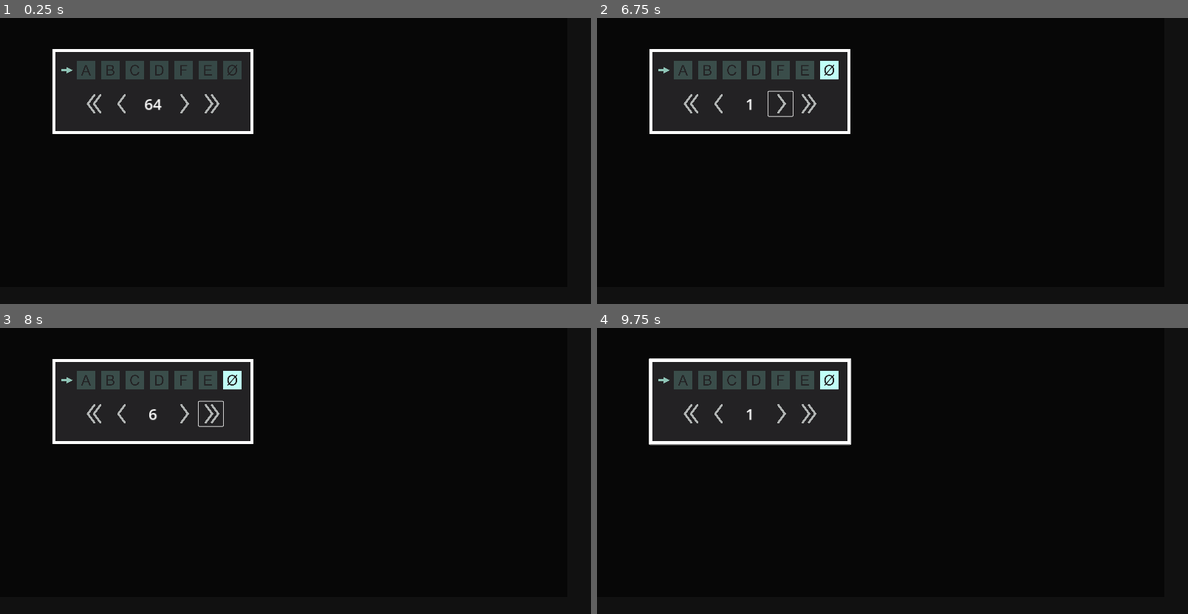
Above: before the commit, frames 1-4 (two rows, left to right).
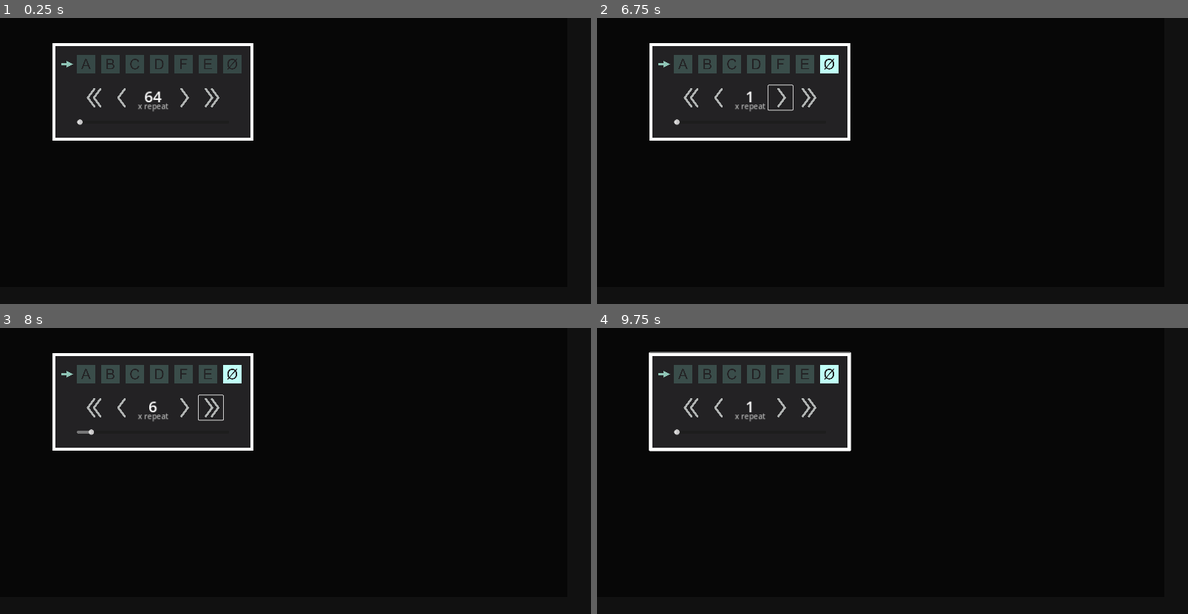
Above: after the commit, the same moments.

Repository: JulienToumieh/bsteppr
Game: Godot game, scene res://scenes/edit_loop_popup.tscn
Same seed, same stepped clock (60 frames per second), same inputs: the game is played once before the commit and once after it. This scene is started directly instead of the project's main scene.
Inputs (mouse positions are in pixels of both pictures, inside the frame that each line leads up to; where the layout moved, square brackets give the same spot in the first picture):
- Up to frame 1 (0.25 s): no input
- Up to frame 2 (6.75 s): click (750, 92) at 0.5 s; click (679, 63) [679, 69] at 1.25 s; click (709, 63) [709, 69] at 2 s; click (732, 63) [732, 69] at 2.75 s; click (756, 63) [756, 69] at 3.5 s; click (803, 63) [803, 69] at 4.25 s; click (780, 63) [780, 69] at 5 s; click (827, 63) [827, 69] at 5.75 s; click (780, 98) [780, 103] at 6.5 s
- Up to frame 3 (8 s): click (212, 408) [212, 413] at 7.25 s
- Up to frame 4 (9.75 s): click (721, 408) [721, 413] at 8 s; click (691, 408) [691, 413] at 8.75 s; click (750, 402) at 9.5 s

The runs differ from the first frame. In frame 1, 3.7% of the frame differs, in the area x 8-43%, y 8-43%; in frame 2, 3.7%; in frame 3, 3.8%; in frame 4, 3.9%, in the area x 8-44%, y 8-44%.
Error before the commit: Invalid access to property or key of type 'String' on a base object of type 'Dictionary'. (res://scenes/edit_loop_popup.gd:11)
Error after the commit: Invalid access to property or key of type 'String' on a base object of type 'Dictionary'. (res://scenes/edit_loop_popup.gd:14)

Commit message:
Added loop repeat count slider + also immediately updates globally

Diff:
--- a/scenes/edit_loop_popup.gd
+++ b/scenes/edit_loop_popup.gd
@@ -4,10 +4,13 @@
 @export var loopCount = 0
 @export var nextLoop = ""
 
+var maxLoopCount = 64
+
 var loops = ["A", "B", "C", "D", "E", "F", "Ø"]
 
 func _ready():
 	position = get_viewport().get_size() / 2
+	$LoopCount/loopCountSlider.max_value = maxLoopCount
 	nextLoop = Globals.loop[loopName][1]
 
 	for l in loops:
@@ -16,24 +19,29 @@
 	loopCount = Globals.loop[loopName][0]
 	get_node("LoopCount/Label").text = str(loopCount)
 
+	updateLocal()
+
 
 func updateGlobal():
 	get_node("LoopCount/Label").text = str(loopCount)
+	$LoopCount/loopCountSlider.value = loopCount
 	for l in loops:
 		get_node("NextLoops/Select" + l).modulate.v = 0.3
 	get_node("NextLoops/Select" + nextLoop).modulate.v = 1
 	Globals.loop[loopName] = [loopCount, nextLoop]
 	Globals.updateLoopChips()
+	Globals.loopCounter = Globals.loop[Globals.activeLoop][0]
 
 func updateLocal():
 	get_node("LoopCount/Label").text = str(loopCount)
 	for l in loops:
 		get_node("NextLoops/Select" + l).modulate.v = 0.3
 	get_node("NextLoops/Select" + nextLoop).modulate.v = 1
+	updateGlobal()
 
 func _on_close_popup_pressed():
+	#updateGlobal()
 	queue_free()
-	updateGlobal()
 
 func _on_sel_a_pressed():
 	nextLoop = "A"
@@ -58,11 +66,11 @@
 	updateLocal()
 
 func _on_increase_1_pressed():
-	if loopCount < 64: loopCount += 1
+	if loopCount < maxLoopCount: loopCount += 1
 	updateLocal()
 func _on_increase_2_pressed():
-	if loopCount < 64: loopCount += 5
-	if loopCount > 64: loopCount = 64
+	if loopCount < maxLoopCount: loopCount += 5
+	if loopCount > maxLoopCount: loopCount = maxLoopCount
 	updateLocal()
 func _on_decrease_1_pressed():
 	if loopCount != 1: loopCount -= 1
@@ -71,3 +79,8 @@
 	if loopCount > 1: loopCount -= 5
 	if loopCount < 1: loopCount = 1
 	updateLocal()
+
+
+func _on_loop_count_slider_value_changed(value):
+	loopCount = $LoopCount/loopCountSlider.value
+	updateLocal()
--- a/scenes/edit_loop_popup.tscn
+++ b/scenes/edit_loop_popup.tscn
@@ -31,121 +31,125 @@
 
 [node name="Button" type="Button" parent="."]
 offset_left = -264.0
-offset_top = -112.0
+offset_top = -128.0
 offset_right = 264.0
-offset_bottom = 112.0
+offset_bottom = 128.0
 
 [node name="1Px2" type="Sprite2D" parent="."]
 position = Vector2(-9.05991e-06, -6.4373e-06)
-scale = Vector2(528, 224)
+scale = Vector2(528, 256)
 texture = ExtResource("2_x67h4")
 
 [node name="1Px" type="Sprite2D" parent="."]
 modulate = Color(0.1365, 0.133, 0.14, 1)
 position = Vector2(2.86102e-05, 0)
-scale = Vector2(512, 208)
+scale = Vector2(512, 240)
 texture = ExtResource("2_x67h4")
 
-[node name="Arrow" type="Sprite2D" parent="."]
+[node name="NextLoops" type="Node2D" parent="."]
+position = Vector2(0, -16)
+metadata/_edit_group_ = true
+
+[node name="SelectA" type="Sprite2D" parent="NextLoops"]
+modulate = Color(0.213839, 0.283951, 0.274429, 1)
+position = Vector2(-176, -56)
+scale = Vector2(0.56, 0.56)
+texture = ExtResource("4_ujk17")
+
+[node name="selA" type="Button" parent="NextLoops/SelectA"]
+offset_left = -43.0
+offset_top = -43.0
+offset_right = 43.0
+offset_bottom = 43.0
+flat = true
+
+[node name="SelectB" type="Sprite2D" parent="NextLoops"]
+modulate = Color(0.213839, 0.283951, 0.274429, 1)
+position = Vector2(-112, -56)
+scale = Vector2(0.56, 0.56)
+texture = ExtResource("5_uu7kg")
+
+[node name="selB" type="Button" parent="NextLoops/SelectB"]
+offset_left = -43.0
+offset_top = -43.0
+offset_right = 43.0
+offset_bottom = 43.0
+flat = true
+
+[node name="SelectC" type="Sprite2D" parent="NextLoops"]
+modulate = Color(0.213839, 0.283951, 0.274429, 1)
+position = Vector2(-48, -56)
+scale = Vector2(0.56, 0.56)
+texture = ExtResource("6_kpnaa")
+
+[node name="selC" type="Button" parent="NextLoops/SelectC"]
+offset_left = -43.0
+offset_top = -43.0
+offset_right = 43.0
+offset_bottom = 43.0
+flat = true
+
+[node name="SelectD" type="Sprite2D" parent="NextLoops"]
+modulate = Color(0.213839, 0.283951, 0.274429, 1)
+position = Vector2(16, -56)
+scale = Vector2(0.56, 0.56)
+texture = ExtResource("7_chw5f")
+
+[node name="selD" type="Button" parent="NextLoops/SelectD"]
+offset_left = -43.0
+offset_top = -43.0
+offset_right = 43.0
+offset_bottom = 43.0
+flat = true
+
+[node name="SelectE" type="Sprite2D" parent="NextLoops"]
+modulate = Color(0.213839, 0.283951, 0.274429, 1)
+position = Vector2(144, -56)
+scale = Vector2(0.56, 0.56)
+texture = ExtResource("8_2i0hn")
+
+[node name="selE" type="Button" parent="NextLoops/SelectE"]
+offset_left = -43.0
+offset_top = -43.0
+offset_right = 43.0
+offset_bottom = 43.0
+flat = true
+
+[node name="SelectF" type="Sprite2D" parent="NextLoops"]
+modulate = Color(0.213839, 0.283951, 0.274429, 1)
+position = Vector2(80, -56)
+scale = Vector2(0.56, 0.56)
+texture = ExtResource("9_5wcno")
+
+[node name="selF" type="Button" parent="NextLoops/SelectF"]
+offset_left = -43.0
+offset_top = -43.0
+offset_right = 43.0
+offset_bottom = 43.0
+flat = true
+
+[node name="SelectØ" type="Sprite2D" parent="NextLoops"]
+modulate = Color(0.213839, 0.283951, 0.274429, 1)
+position = Vector2(208, -56)
+scale = Vector2(0.56, 0.56)
+texture = ExtResource("10_dtuxa")
+
+[node name="selØ" type="Button" parent="NextLoops/SelectØ"]
+offset_left = -43.0
+offset_top = -43.0
+offset_right = 43.0
+offset_bottom = 43.0
+flat = true
+
+[node name="Arrow" type="Sprite2D" parent="NextLoops"]
 modulate = Color(0.560535, 0.769547, 0.715359, 1)
 position = Vector2(-225.046, -55.931)
 scale = Vector2(0.314815, 0.314815)
 texture = ExtResource("3_3x8pl")
 
-[node name="NextLoops" type="Node2D" parent="."]
-
-[node name="SelectA" type="Sprite2D" parent="NextLoops"]
-modulate = Color(0.213839, 0.283951, 0.274429, 1)
-position = Vector2(-176, -56)
-scale = Vector2(0.56, 0.56)
-texture = ExtResource("4_ujk17")
-
-[node name="selA" type="Button" parent="NextLoops/SelectA"]
-offset_left = -43.0
-offset_top = -43.0
-offset_right = 43.0
-offset_bottom = 43.0
-flat = true
-
-[node name="SelectB" type="Sprite2D" parent="NextLoops"]
-modulate = Color(0.213839, 0.283951, 0.274429, 1)
-position = Vector2(-112, -56)
-scale = Vector2(0.56, 0.56)
-texture = ExtResource("5_uu7kg")
-
-[node name="selB" type="Button" parent="NextLoops/SelectB"]
-offset_left = -43.0
-offset_top = -43.0
-offset_right = 43.0
-offset_bottom = 43.0
-flat = true
-
-[node name="SelectC" type="Sprite2D" parent="NextLoops"]
-modulate = Color(0.213839, 0.283951, 0.274429, 1)
-position = Vector2(-48, -56)
-scale = Vector2(0.56, 0.56)
-texture = ExtResource("6_kpnaa")
-
-[node name="selC" type="Button" parent="NextLoops/SelectC"]
-offset_left = -43.0
-offset_top = -43.0
-offset_right = 43.0
-offset_bottom = 43.0
-flat = true
-
-[node name="SelectD" type="Sprite2D" parent="NextLoops"]
-modulate = Color(0.213839, 0.283951, 0.274429, 1)
-position = Vector2(16, -56)
-scale = Vector2(0.56, 0.56)
-texture = ExtResource("7_chw5f")
-
-[node name="selD" type="Button" parent="NextLoops/SelectD"]
-offset_left = -43.0
-offset_top = -43.0
-offset_right = 43.0
-offset_bottom = 43.0
-flat = true
-
-[node name="SelectE" type="Sprite2D" parent="NextLoops"]
-modulate = Color(0.213839, 0.283951, 0.274429, 1)
-position = Vector2(144, -56)
-scale = Vector2(0.56, 0.56)
-texture = ExtResource("8_2i0hn")
-
-[node name="selE" type="Button" parent="NextLoops/SelectE"]
-offset_left = -43.0
-offset_top = -43.0
-offset_right = 43.0
-offset_bottom = 43.0
-flat = true
-
-[node name="SelectF" type="Sprite2D" parent="NextLoops"]
-modulate = Color(0.213839, 0.283951, 0.274429, 1)
-position = Vector2(80, -56)
-scale = Vector2(0.56, 0.56)
-texture = ExtResource("9_5wcno")
-
-[node name="selF" type="Button" parent="NextLoops/SelectF"]
-offset_left = -43.0
-offset_top = -43.0
-offset_right = 43.0
-offset_bottom = 43.0
-flat = true
-
-[node name="SelectØ" type="Sprite2D" parent="NextLoops"]
-modulate = Color(0.213839, 0.283951, 0.274429, 1)
-position = Vector2(208, -56)
-scale = Vector2(0.56, 0.56)
-texture = ExtResource("10_dtuxa")
-
-[node name="selØ" type="Button" parent="NextLoops/SelectØ"]
-offset_left = -43.0
-offset_top = -43.0
-offset_right = 43.0
-offset_bottom = 43.0
-flat = true
-
 [node name="LoopCount" type="Node2D" parent="."]
+position = Vector2(0, -16)
+metadata/_edit_group_ = true
 
 [node name="arrows" type="Node2D" parent="LoopCount"]
 modulate = Color(0.693255, 0.707819, 0.700807, 1)
@@ -213,11 +217,31 @@
 [node name="Label" type="Label" parent="LoopCount"]
 offset_left = -40.0
 offset_right = 40.0
-offset_bottom = 64.0
+offset_bottom = 56.0
 theme_override_font_sizes/font_size = 40
 text = "64"
 horizontal_alignment = 1
 vertical_alignment = 1
+
+[node name="Label2" type="Label" parent="LoopCount"]
+modulate = Color(0.683128, 0.683128, 0.683128, 1)
+offset_left = -63.9997
+offset_top = 39.569
+offset_right = 64.0003
+offset_bottom = 67.569
+theme_override_font_sizes/font_size = 20
+text = "x repeat"
+horizontal_alignment = 1
+vertical_alignment = 1
+metadata/_edit_use_anchors_ = true
+
+[node name="loopCountSlider" type="HSlider" parent="LoopCount"]
+offset_left = -200.0
+offset_top = 88.0
+offset_right = 200.0
+offset_bottom = 104.0
+min_value = 1.0
+value = 1.0
 
 [connection signal="pressed" from="ClosePopup" to="." method="_on_close_popup_pressed"]
 [connection signal="pressed" from="NextLoops/SelectA/selA" to="." method="_on_sel_a_pressed"]
@@ -231,3 +255,4 @@
 [connection signal="pressed" from="LoopCount/increase2" to="." method="_on_increase_2_pressed"]
 [connection signal="pressed" from="LoopCount/decrease1" to="." method="_on_decrease_1_pressed"]
 [connection signal="pressed" from="LoopCount/decrease2" to="." method="_on_decrease_2_pressed"]
+[connection signal="value_changed" from="LoopCount/loopCountSlider" to="." method="_on_loop_count_slider_value_changed"]
